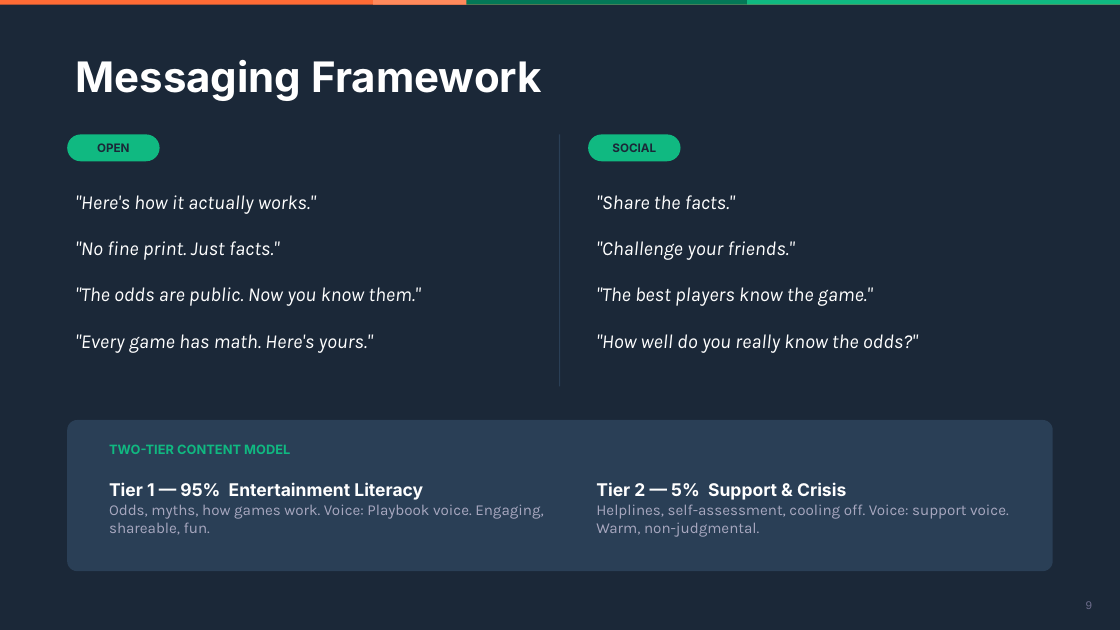
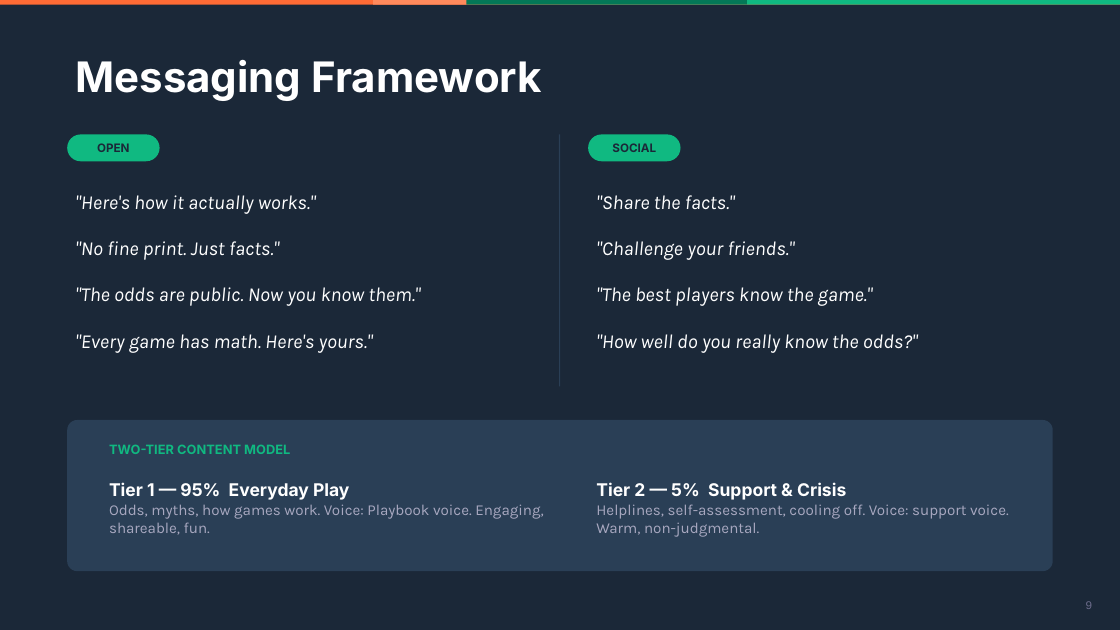
Before and after one commit to kphilander/Playbook, a slide deck: slide 9 of collateral/render/playbook-brand-deck.pptx. Drawn at 1120x630 pixels with LibreOffice and Linux fonts; fonts in the diff are those of the drawing. Boxes give left, top, right and bottom in pixels: in the first picture for what was removed or moved away, otherwise in the second. Text is boxed around its words. In the diff, an @@ line names an element or a change of style, - is before the commit and + after.

Commit message:
Retire "entertainment literacy"; rename Tier 1 to Everyday play
Rewrites every use of the retired phrase in source files sentence by
sentence. Tier 1 is now named Everyday play wherever the tier is named.
Operator, regulator, and industry surfaces use the positioning line
"One open standard for responsible gambling"; player-facing copy
describes what the content does instead.

Regenerates api/ctas.json and collateral/render/playbook-brand-deck.pptx.
Frozen model-comparison records and image-API output copies are left
unchanged.

```diff
--- a/collateral/render/playbook-brand-deck.pptx
+++ b/collateral/render/playbook-brand-deck.pptx
@@ text at [109,482,349,500]: text changed @@
-Tier 1 — 95% Entertainment Literacy
+Tier 1 — 95% Everyday Play
```
Also in this commit, not shown: 1 other slide changed, 48 other files.
